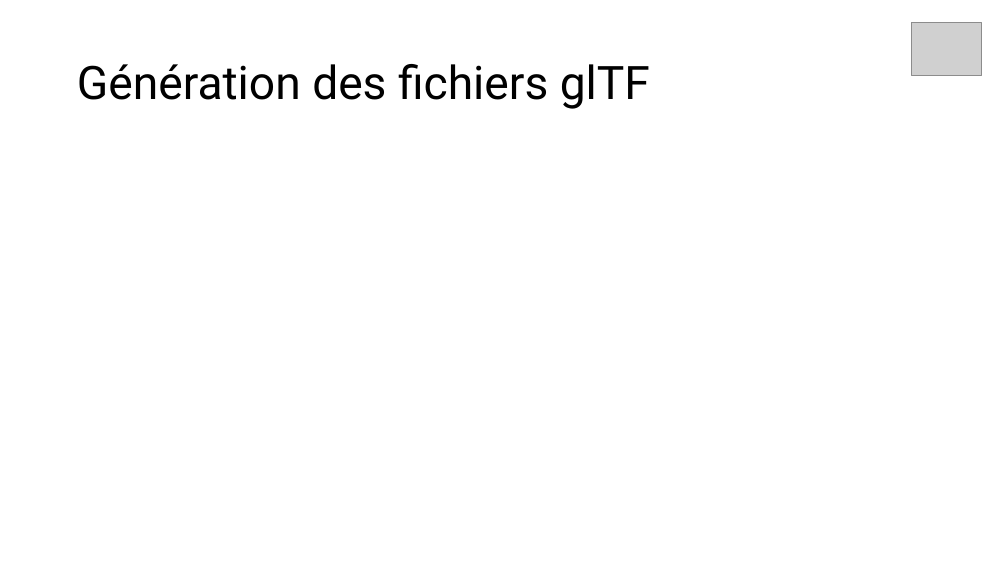
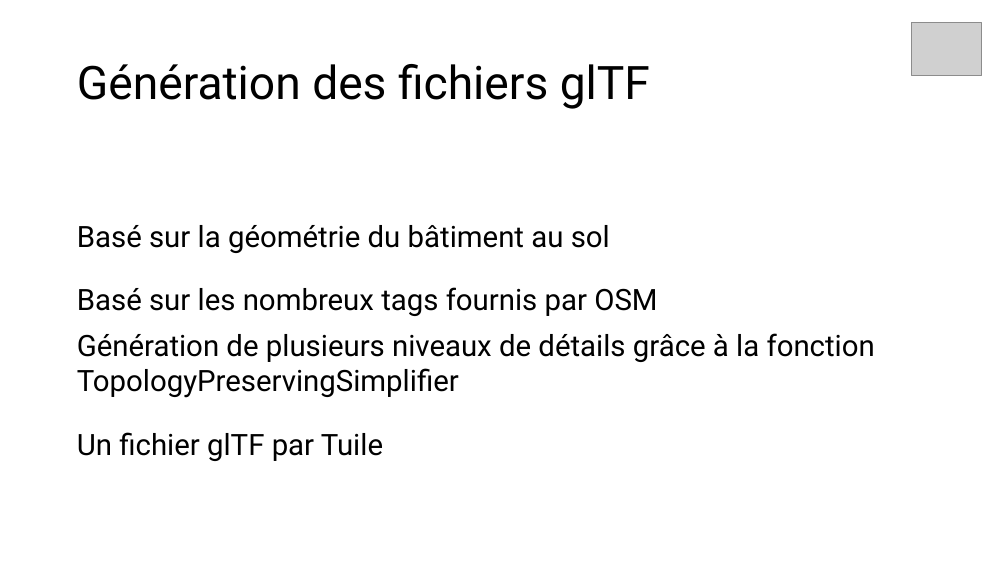
Before and after one commit to IEscher/incubator-baremaps-TB-ian, a slide deck: slide 19 of presentation/Presentation.pptx (slide 13 before the commit). Drawn at 1008x567 pixels with LibreOffice and Linux fonts; fonts in the diff are those of the drawing; grey boxes stand for pictures. Boxes give left, top, right and bottom in pixels: in the first picture for what was removed or moved away, otherwise in the second. Text is boxed around its words. In the diff, an @@ line names an element or a change of style, - is before the commit and + after.

```diff
--- a/presentation/Presentation.pptx
+++ b/presentation/Presentation.pptx
@@ text added at (77,225,875,461), 28 pt, text #000000 @@
+Basé sur la géométrie du bâtiment au sol
+Basé sur les nombreux tags fournis par OSM
+Génération de plusieurs niveaux de détails grâce à la fonction TopologyPreservingSimplifier
+Un fichier glTF par Tuile
```
Also in this commit, not shown: 11 other slides changed, 9 slides added, 1 other file.
